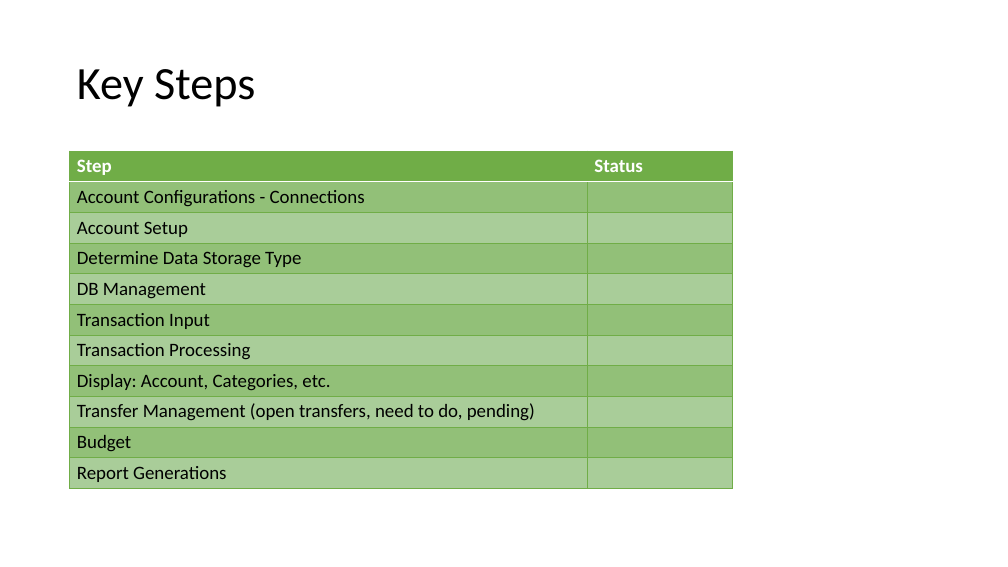
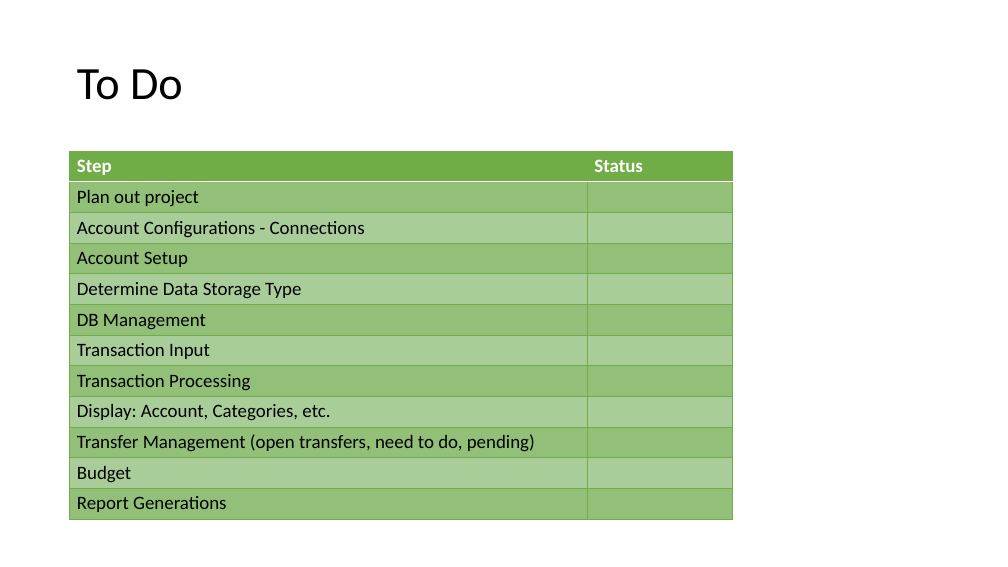
Before and after one commit to andrewrodavis/Finance_Program, a slide deck: slide 4 of Outline.pptx. Drawn at 1008x567 pixels with LibreOffice and Linux fonts; fonts in the diff are those of the drawing. Boxes give left, top, right and bottom in pixels: in the first picture for what was removed or moved away, otherwise in the second. Text is boxed around its words. In the diff, an @@ line names an element or a change of style, - is before the commit and + after.

```diff
--- a/Outline.pptx
+++ b/Outline.pptx
@@ title at (77,69,183,100): text changed @@
-Key Steps
+To Do
@@ table at (70,151,734,520) @@
+row 2: Plan out project | 
```
Also in this commit, not shown: 1 other slide changed, 5 slides added, 11 other files.
